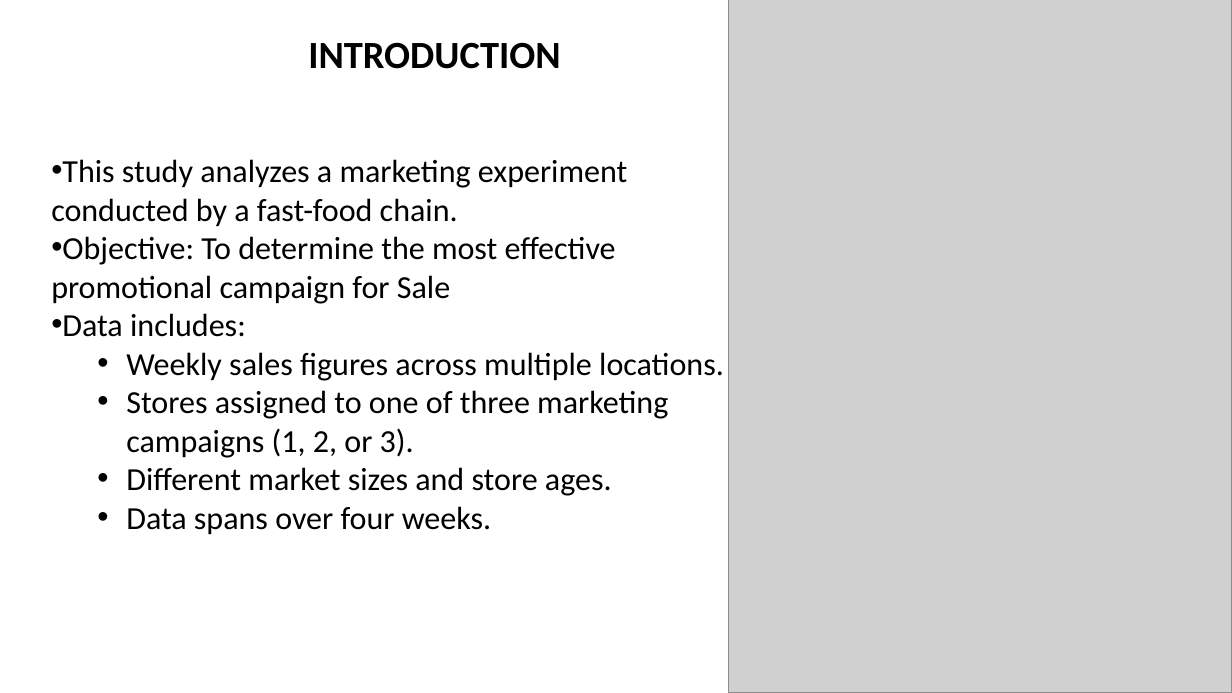
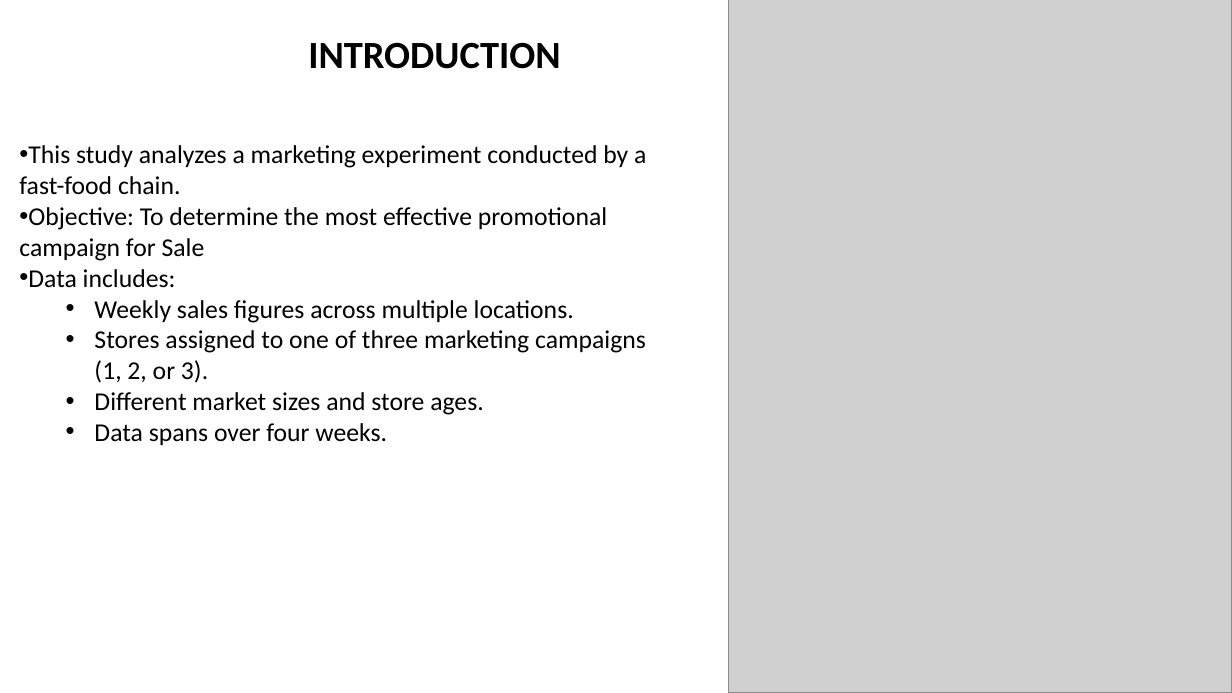
Before and after one commit to lopamudra01/sale, a slide deck: slide 3 of Marketing Experiment Analysis for a Fast-Food Chain ..pptx. Drawn at 1232x693 pixels with LibreOffice and Linux fonts; fonts in the diff are those of the drawing; grey boxes stand for pictures. Boxes give left, top, right and bottom in pixels: in the first picture for what was removed or moved away, otherwise in the second. Text is boxed around its words. In the diff, an @@ line names an element or a change of style, - is before the commit and + after.

```diff
--- a/Marketing Experiment Analysis for a Fast-Food Chain ..pptx
+++ b/Marketing Experiment Analysis for a Fast-Food Chain ..pptx
@@ text "This study analyzes a marketing ...": place and size @@
-text "This study analyzes a marketing ..." at box(51, 159, 724, 535)
+text "This study analyzes a marketing ..." at box(19, 145, 646, 445)
@@ text "This study analyzes a marketing ..." at box(19, 145, 646, 445): size 25 to 20 pt @@
```
Also in this commit, not shown: 10 other slides changed, 1 slide removed.
